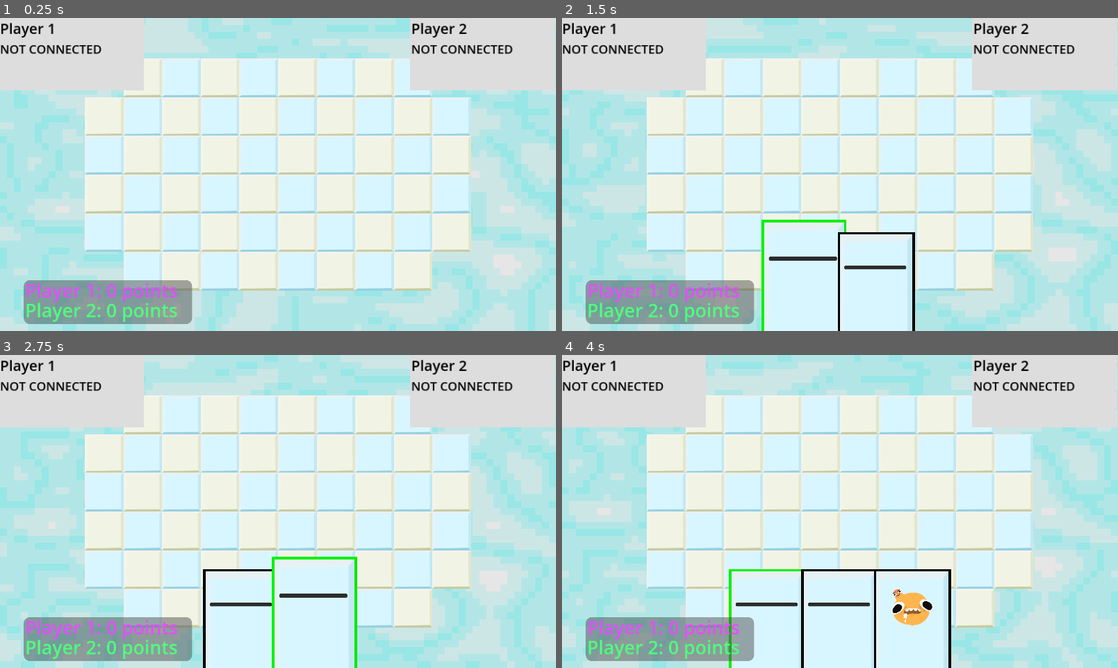
Above: before the commit, frames 1-4 (two rows, left to right).
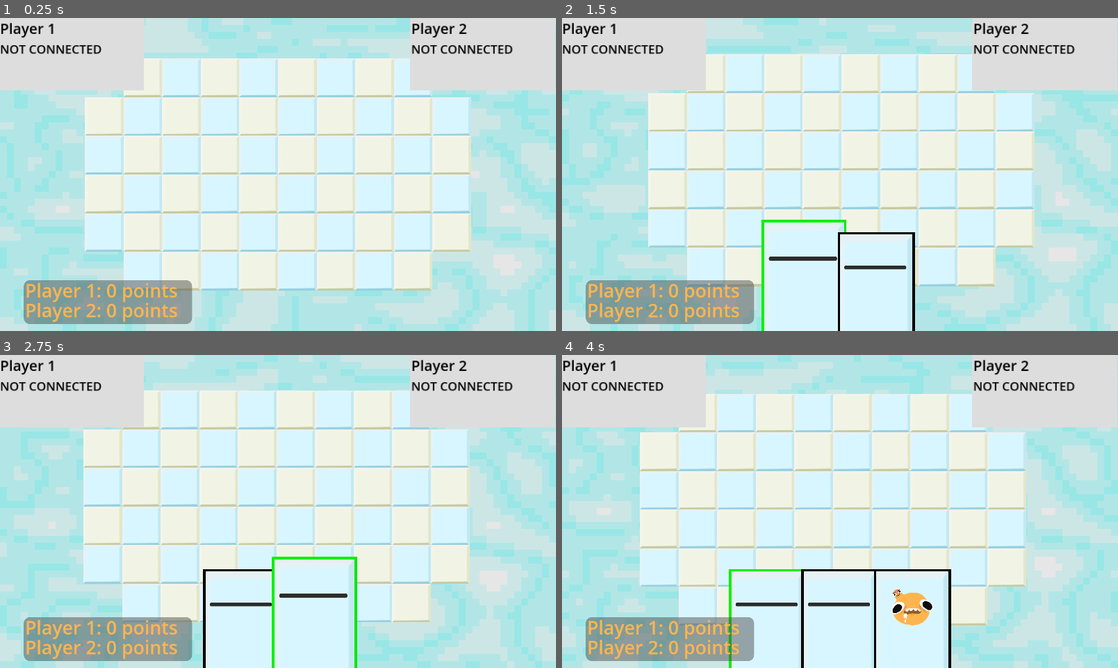
Above: after the commit, the same moments.

Repository: patator62180/GDWL_67
Game: Godot game, scene res://scenes/game/game.tscn
Two runs of this game, one before a commit and one after it. Both use one fixed random seed, a clock stepped at 60 frames per second and the inputs below. This scene is started directly instead of the project's main scene.
Inputs (mouse positions are in pixels of both pictures, inside the frame that each line leads up to):
- Up to frame 1 (0.25 s): no input
- Up to frame 2 (1.5 s): tap Enter (ui_accept) at 0.5, 0.77 s; move the mouse to (962, 158) at 0.52 s; hold Right (right) 0.53-1.25 s; right-click (962, 158) at 0.6 s; click (962, 158) at 0.67 s; drag from (801, 293) to (812, 237) at 1.27 s
- Up to frame 3 (2.75 s): move the mouse to (316, 630) at 2.02 s; hold Right (right) from 2.03 s (still down); right-click (316, 630) at 2.1 s; click (316, 630) at 2.17 s
- Up to frame 4 (4 s): release Right (right) at 2.75 s; drag from (812, 574) to (673, 464) at 2.77 s; move the mouse to (1006, 558) at 3.52 s; hold Left (left) from 3.53 s (still down); right-click (1006, 558) at 3.6 s; click (1006, 558) at 3.67 s; tap Enter (ui_accept) at 3.77 s

The runs differ from the first frame. In frame 1, 1.0% of the frame differs, in the area x 4-32%, y 84-98%; in frame 2, 9.0%; in frame 3, 9.8%; in frame 4, 12%, in the area x 4-85%, y 12-98%.
Error before the commit: Invalid access to property or key 'peer_player_joined' on a base object of type 'Nil'. (res://scenes/game/game.gd:38)
Error after the commit: Invalid access to property or key 'peer_player_joined' on a base object of type 'Nil'. (res://scenes/game/game.gd:39)

Commit message:
ptit parallax des familles

Diff:
--- a/scenes/HUD/hud.gd
+++ b/scenes/HUD/hud.gd
@@ -6,11 +6,16 @@
 @export var PlayerManagers: PlayerManagers
 @export var hand: Hand
 
+func _ready():
+    $YouWinLabel.visible = false
+    $YouLostLabel.visible = false
+
+    #print(get_parent().player_index)
+
+func _process(delta):
+    var slider1 = get_node("ColorChoicePlayer1/HSlider").value
+    get_node("ColorChoicePlayer1/ColorRect").material.set_shader_parameter("Shift_Hue", slider1)
 
 func set_winning_label(isWinning : bool):
     $YouWinLabel.visible = isWinning
     $YouLostLabel.visible = !isWinning
-
-func _ready():
-    $YouWinLabel.visible = false
-    $YouLostLabel.visible = false
--- a/scenes/HUD/hud.tscn
+++ b/scenes/HUD/hud.tscn
@@ -30,6 +30,10 @@
 shader_parameter/Shift_Hue = 0.225
 
 [sub_resource type="ShaderMaterial" id="ShaderMaterial_0fcvg"]
+shader = ExtResource("4_wnq48")
+shader_parameter/Shift_Hue = null
+
+[sub_resource type="ShaderMaterial" id="ShaderMaterial_e2bs2"]
 shader = ExtResource("4_wnq48")
 shader_parameter/Shift_Hue = null
 
@@ -210,5 +214,32 @@
 theme_override_font_sizes/font_size = 60
 text = "Player 2:"
 
+[node name="ColorChoicePlayer1" type="Control" parent="."]
+visible = false
+layout_mode = 3
+anchors_preset = 0
+offset_left = 182.0
+offset_top = 488.0
+offset_right = 222.0
+offset_bottom = 528.0
+
+[node name="HSlider" type="HSlider" parent="ColorChoicePlayer1"]
+layout_mode = 0
+offset_left = -62.0
+offset_top = -16.0
+offset_right = 296.0
+offset_bottom = 16.0
+max_value = 1.0
+step = 0.02
+
+[node name="ColorRect" type="ColorRect" parent="ColorChoicePlayer1"]
+material = SubResource("ShaderMaterial_e2bs2")
+layout_mode = 0
+offset_left = 50.0
+offset_top = -163.0
+offset_right = 184.0
+offset_bottom = -29.0
+color = Color(1, 0.71, 0.306, 1)
+
 [node name="MultiplayerSynchronizer" type="MultiplayerSynchronizer" parent="."]
 replication_config = SubResource("SceneReplicationConfig_76jcf")
--- a/scenes/game/ScoreControl.gd
+++ b/scenes/game/ScoreControl.gd
@@ -1,6 +1,6 @@
 extends Control
 
-var scoreJ1 = 2
+var scoreJ1 = 0
 var scoreJ2 = 0
 @export var scoreObjectif = 3
 
--- a/scenes/game/game.gd
+++ b/scenes/game/game.gd
@@ -10,6 +10,7 @@
 @export var hud : HUD
 @export var shockwave_scene: PackedScene
 @export var camera: Camera2D
+@export var camera_drag = 25
 
 signal p1_scored
 signal p2_scored
@@ -51,12 +52,15 @@
         shockwave = shockwave_scene.instantiate()
         camera.add_child(shockwave)
 
+
 func _process(delta):
     if respawn_timer < respawn_timer_max:
         respawn_timer = respawn_timer + delta
 
         if respawn_timer >= respawn_timer_max:
             respawn_host()
+
+    get_node("Camera2D").position = get_local_mouse_position()/camera_drag
 
 func on_player_played():
     #check if a player is next to a host
@@ -199,6 +203,7 @@
 @rpc('authority')
 func propagate_start_game():
     hud.player_cards[player_index].set_start_game_button_enabled(false)
+    get_node("PlayerManagers/PlayerManager0").modulateFaceColor = get_node("HUD/ColorChoicePlayer1/HSlider").value
 
 func request_start_game():
     start_game.rpc_id(1)
--- a/scenes/game/game.tscn
+++ b/scenes/game/game.tscn
@@ -64,3 +64,8 @@
 [connection signal="scoreAtteint" from="HUD/ScoreCard" to="." method="_on_score_card_score_atteint"]
 
 [editable path="HUD"]
+[editable path="PlayerManagers"]
+[editable path="PlayerManagers/PlayerManager0"]
+[editable path="PlayerManagers/PlayerManager1"]
+[editable path="PlayerManagers/PlayerManager2"]
+[editable path="PlayerManagers/PlayerManager3"]
--- a/scenes/player/player.tscn
+++ b/scenes/player/player.tscn
@@ -243,8 +243,7 @@
 texture_filter = 1
 sprite_frames = SubResource("SpriteFrames_rm4md")
 autoplay = "default"
-frame = 8
-frame_progress = 0.5949
+frame_progress = 0.211061
 
 [node name="Eyes" type="Sprite2D" parent="NodeSprite"]
 texture_filter = 1
--- a/scenes/player_manager/player_manager.gd
+++ b/scenes/player_manager/player_manager.gd
@@ -5,7 +5,7 @@
 @export var players_root: Node2D
 @export var player_scene: PackedScene
 @export var initial_grid_pos: Vector2i
-@export var modulateFaceColor = 0.25
+@export var modulateFaceColor = 0
 @export var player_spawner: MultiplayerSpawner
 
 var player_characters: Array[Player]:
--- a/scenes/player_manager/player_managers.tscn
+++ b/scenes/player_manager/player_managers.tscn
@@ -9,15 +9,12 @@
 
 [node name="PlayerManager0" parent="." instance=ExtResource("2_ax8tw")]
 initial_grid_pos = Vector2i(-2, -2)
-modulateFaceColor = 0.71
 
 [node name="PlayerManager1" parent="." instance=ExtResource("2_ax8tw")]
 initial_grid_pos = Vector2i(2, -2)
-modulateFaceColor = 0.28
 
 [node name="PlayerManager2" parent="." instance=ExtResource("2_ax8tw")]
 initial_grid_pos = Vector2i(-2, 2)
-modulateFaceColor = 0.775
 
 [node name="PlayerManager3" parent="." instance=ExtResource("2_ax8tw")]
 initial_grid_pos = Vector2i(2, 2)
Not shown: 1 places in scenes/HUD/hud.tscn that only renumber resources
Not shown: 1 places in scenes/game/background_music.tscn that only renumber resources
